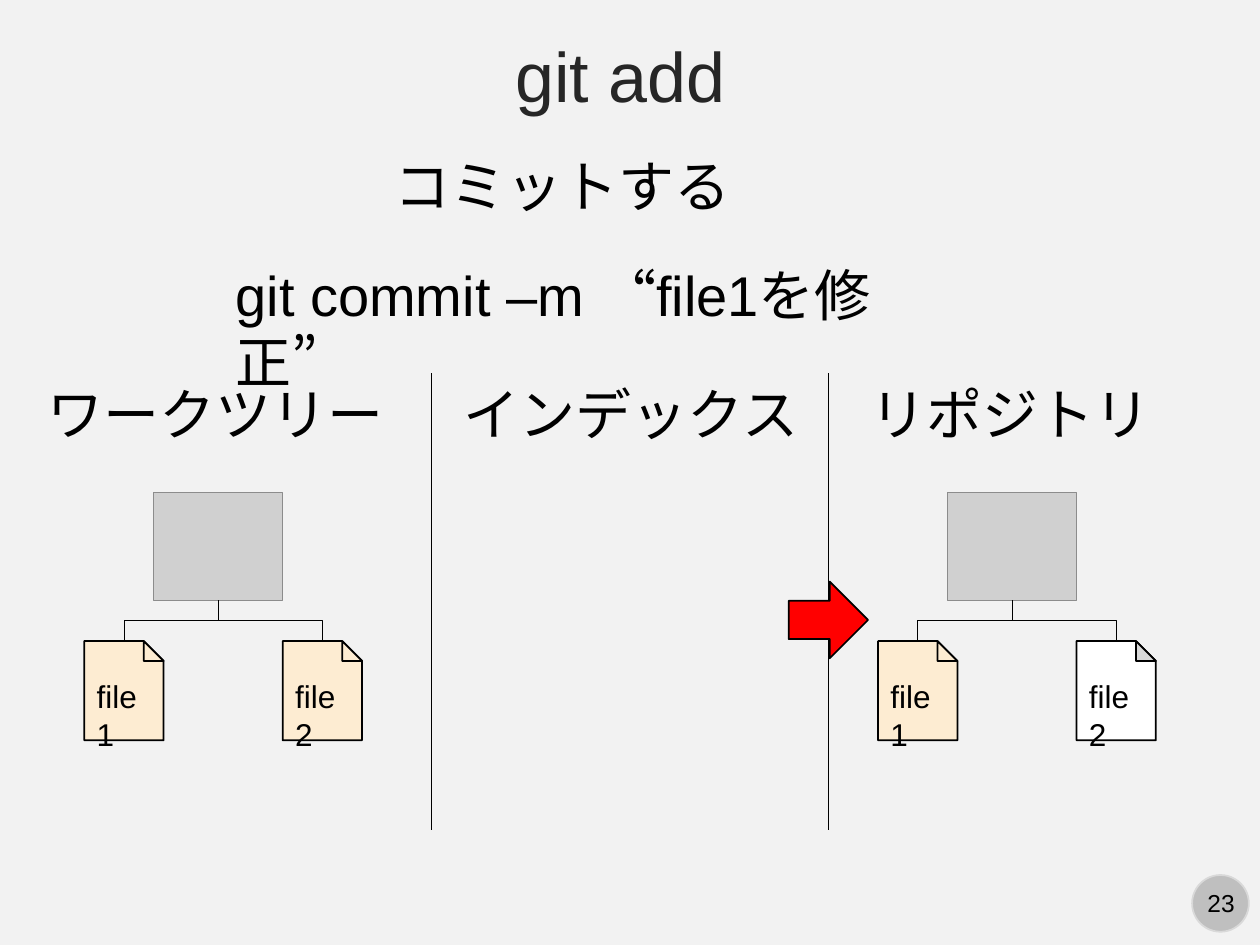
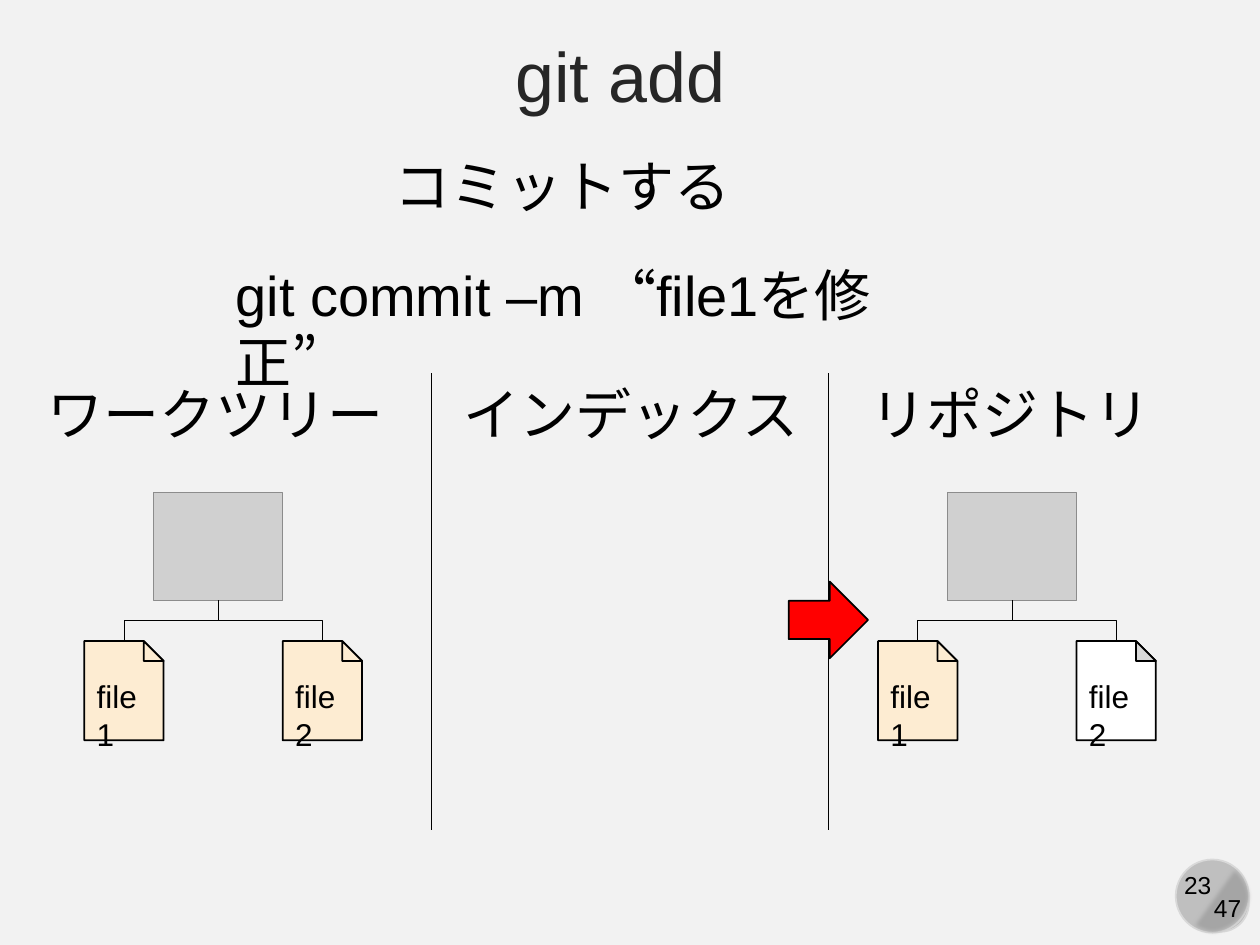
Before and after one commit to kaityo256/lab_startup, a slide deck: slide 23 of git/fig/start_git.pptx. Drawn at 1260x945 pixels with LibreOffice and Linux fonts; fonts in the diff are those of the drawing; grey boxes stand for pictures. Boxes give left, top, right and bottom in pixels: in the first picture for what was removed or moved away, otherwise in the second. Text is boxed around its words. In the diff, an @@ line names an element or a change of style, - is before the commit and + after.

```diff
--- a/git/fig/start_git.pptx
+++ b/git/fig/start_git.pptx
@@ chord (boxed as its full ellipse) added at bbox=[1166, 848, 1260, 944], fill #A6A6A6 @@
@@ ellipse added at bbox=[1176, 859, 1249, 932], fill #BFBFBF, outline #D9D9D9 1 pt @@
@@ page number added at bbox=[1207, 893, 1234, 917], 14 pt, text #000000 @@
+23
@@ text added at bbox=[1214, 900, 1241, 923], 14 pt, text #000000 @@
+47
```
Also in this commit, not shown: 46 other slides changed, 1 other file.
